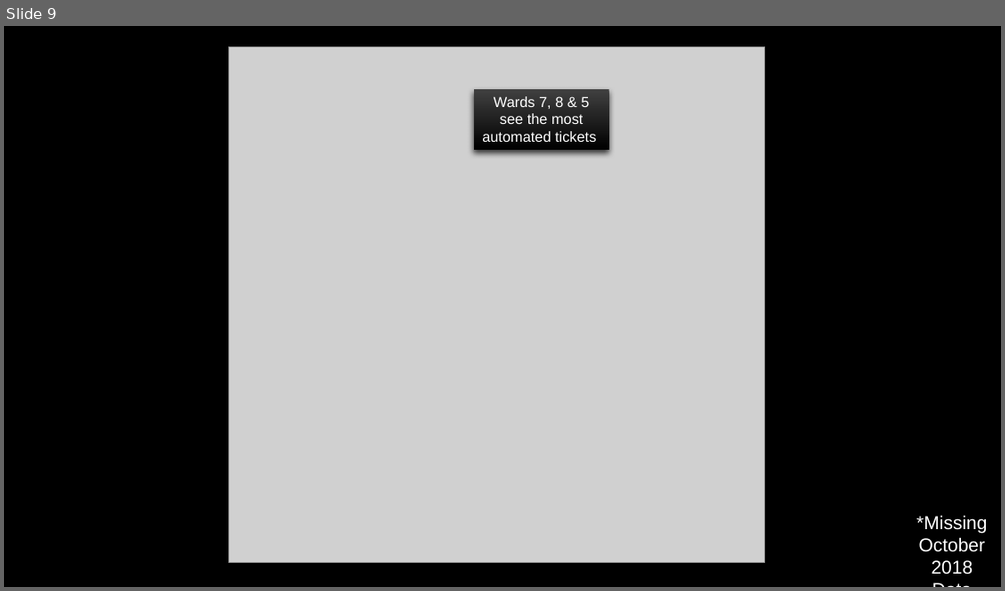
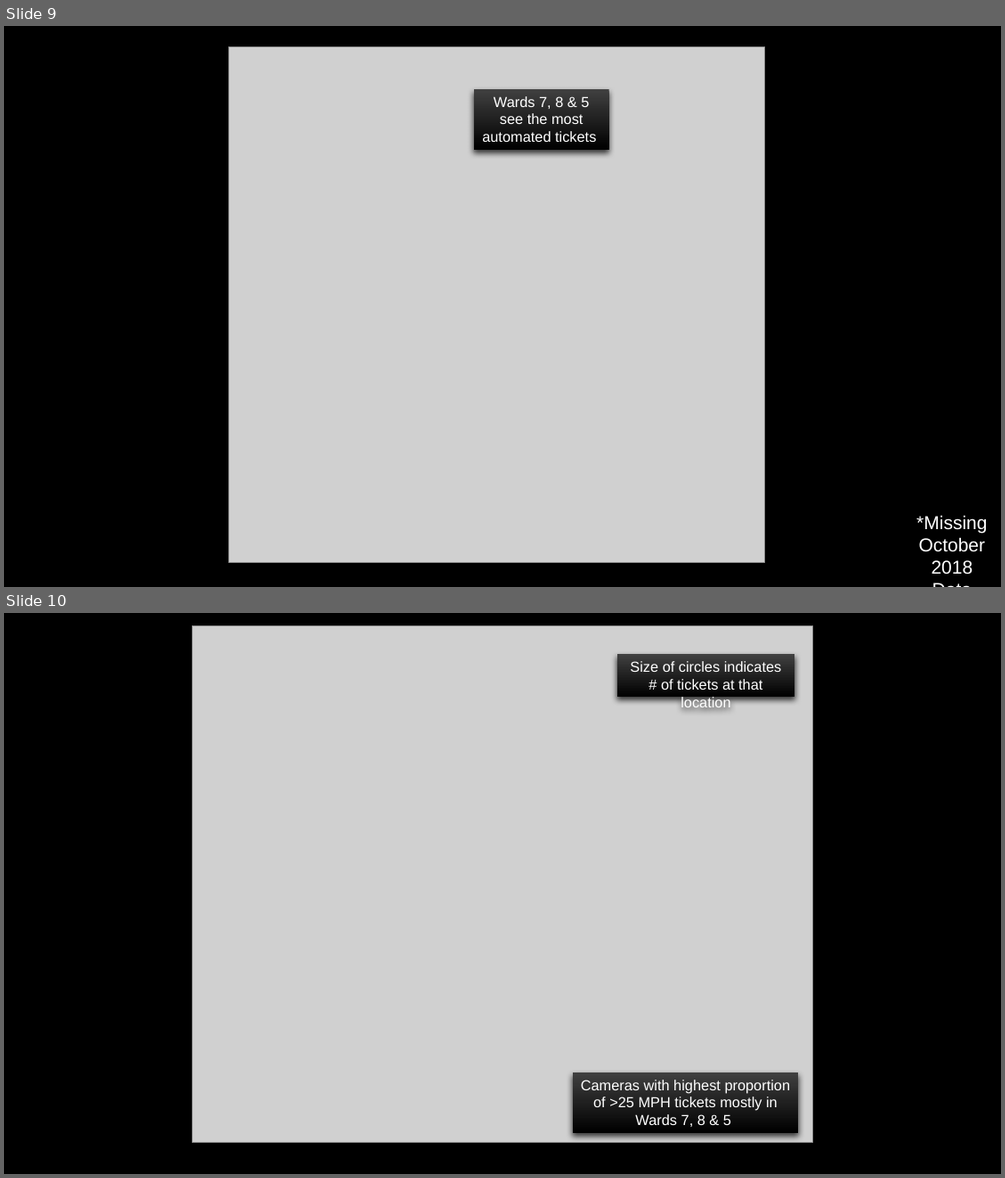
Before and after one commit to Aisling-C/DataScienceWork, a slide deck: Unit_20/Data Storytelling/Data Storytelling.pptx. Shown one above the other, each under a label of ours: slide 9 before the commit, slides 9 and 10 after it. The pictures are 1005x591 and 1005x1178 pixels, drawn with LibreOffice and Linux fonts; fonts in the diff are those of the drawing; grey boxes stand for pictures; background and template pictures are left out. Boxes give left, top, right and bottom in pixels: in the first picture for what was removed or moved away, otherwise in the second. Text is boxed around its words. In the diff, an @@ line names an element or a change of style, - is before the commit and + after.

```diff
--- a/Unit_20/Data Storytelling/Data Storytelling.pptx
+++ b/Unit_20/Data Storytelling/Data Storytelling.pptx
@@ slide 10 added at (4, 613, 1001, 1174), background picture (left out) @@
@@ picture added at (193, 626, 813, 1143) @@
@@ rectangle added at (617, 654, 795, 697), fill gradient #414141 to #000000, 14 pt, text #FFFFFF @@
+Size of circles indicates # of tickets at that location
@@ rectangle added at (573, 1072, 799, 1133), fill gradient #414141 to #000000, 14 pt, text #FFFFFF @@
+Cameras with highest proportion of >25 MPH tickets mostly in Wards 7, 8 & 5
```
Also in this commit, not shown: 2 slides changed, 1 other slide added, 1 other file.
